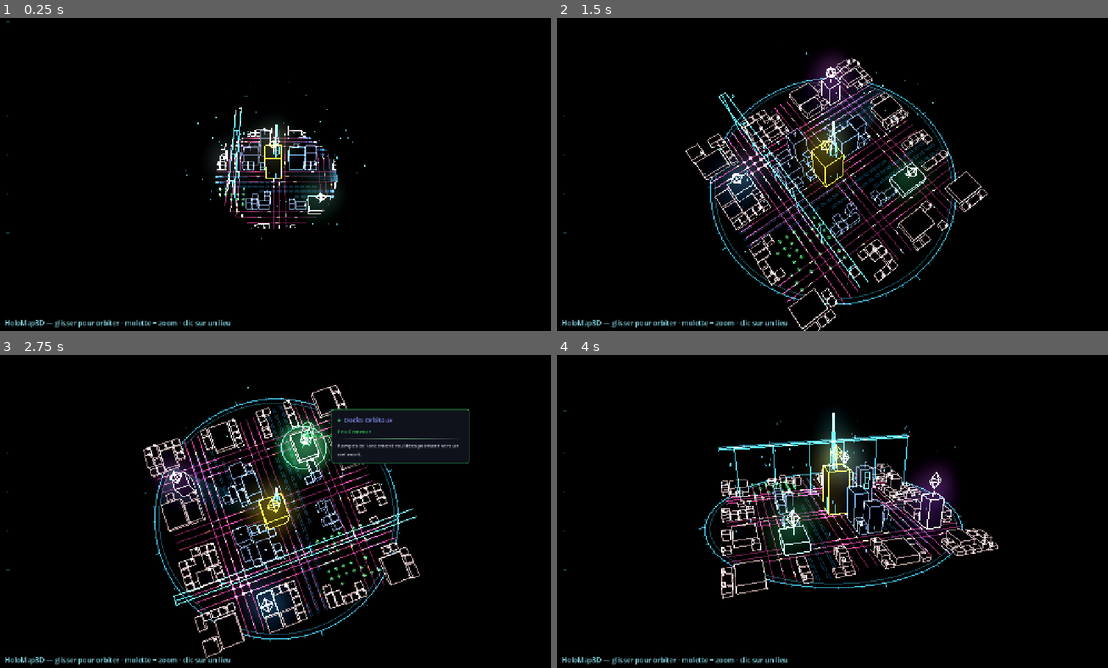
Above: before the commit, frames 1-4 (two rows, left to right).
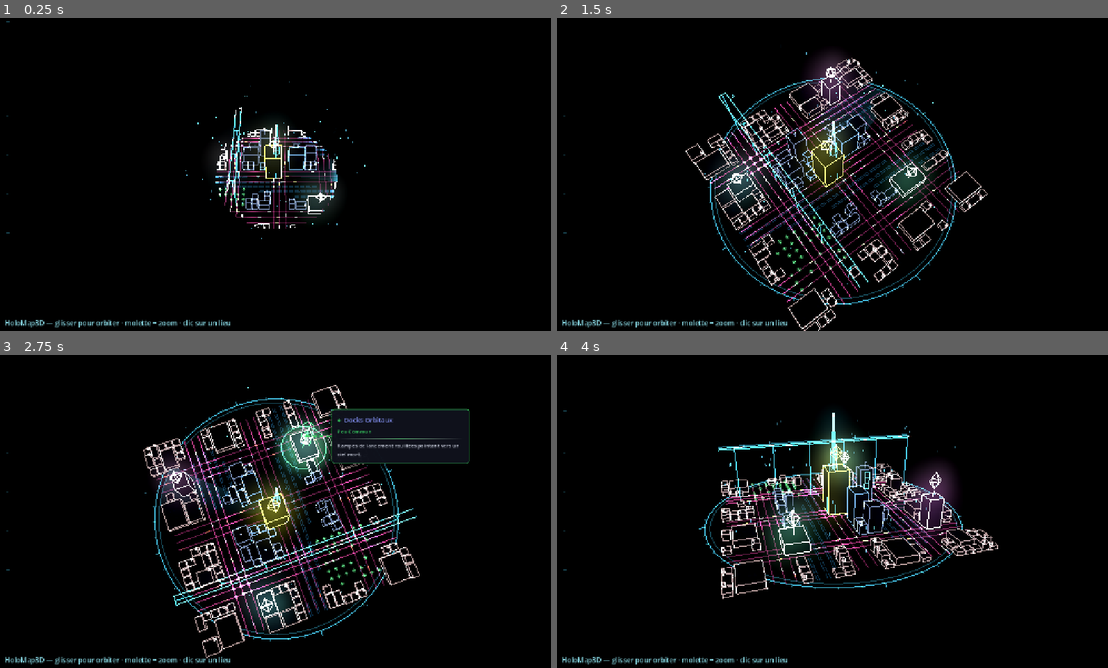
Above: after the commit, the same moments.

Repository: Rhend/Reliquary
Game: Godot game, scene res://scenes/holomap3d/holo_map_3d.tscn
Same seed, same stepped clock (60 frames per second), same inputs: the game is played once before the commit and once after it. This scene is started directly instead of the project's main scene.
Inputs (mouse positions are in pixels of both pictures, inside the frame that each line leads up to):
- Up to frame 1 (0.25 s): no input
- Up to frame 2 (1.5 s): tap Enter at 0.5, 0.6 s; move the mouse to (953, 158) at 0.52 s; hold Right 0.53-1.25 s; click (953, 158) at 0.67 s; tap Space (ui_select) at 0.77 s; drag from (722, 190) to (804, 237) at 1.27 s
- Up to frame 3 (2.75 s): move the mouse to (330, 442) at 2.02 s; hold Right from 2.03 s (still down); tap Enter at 2.1 s
- Up to frame 4 (4 s): release Right at 2.75 s; drag from (804, 574) to (667, 464) at 2.77 s; move the mouse to (997, 558) at 3.52 s; hold Left from 3.53 s (still down); tap Enter at 3.6 s; tap Space (ui_select) at 3.77 s

The runs differ from the first frame. In frame 1, less than 0.1% of the frame differs, in the area x 47-59%, y 39-62%; in frame 2, 0.3%; in frame 3, 0.5%; in frame 4, 0.6%, in the area x 39-54%, y 29-65%.

Commit message:
tune(holomap3d): émission des lieux poussée à fond (beacons bien voyants)
Les lieux ne ressortaient pas assez du tissu urbain teinté. On crank l'émission
des bâtiments-lieux (3.6->6.5) et des pins (4.2->7.5) hors survol, survol encore
au-dessus (9.0 / 10.5) -> halos colores francs, vrais points d'appel. La couleur
de palier (UIColors.tier_color) reste portee par le halo et le batiment.

Co-Authored-By: Claude Opus 4.8 <noreply@anthropic.com>

Diff:
--- a/scenes/holomap3d/HoloLocation3D.gd
+++ b/scenes/holomap3d/HoloLocation3D.gd
@@ -182,15 +182,15 @@
 	_t += dt
 	var pulse := 0.5 + 0.5 * sin(_t * 4.0)
 
-	# Bâtiment-lieu : trait plein très lumineux (glow marqué) pour RESSORTIR du
-	# tissu urbain teinté par quartier ; encore boosté au survol.
+	# Bâtiment-lieu : trait plein TRÈS lumineux (glow saturé) pour ressortir
+	# nettement du tissu urbain teinté ; encore boosté au survol.
 	_mat_bat.set_shader_parameter("emission_strength",
-			(5.0 + 0.6 * pulse) if _hover else 3.6)
+			(9.0 + 1.0 * pulse) if _hover else 6.5)
 
 	if is_instance_valid(_pin):
 		_pin.position.y = _pin_y + sin(_t * 2.0) * 0.06
 		_mat_pin.set_shader_parameter("emission_strength",
-				(5.8 + 0.7 * pulse) if _hover else (4.2 + 0.5 * pulse))
+				(10.5 + 1.2 * pulse) if _hover else (7.5 + 0.6 * pulse))
 
 	# Halos émis (ping radar + halo au sol) : fondu d'apparition au survol seul ;
 	# hors survol ils disparaissent (le lieu n'émet plus rien en continu, le pin
